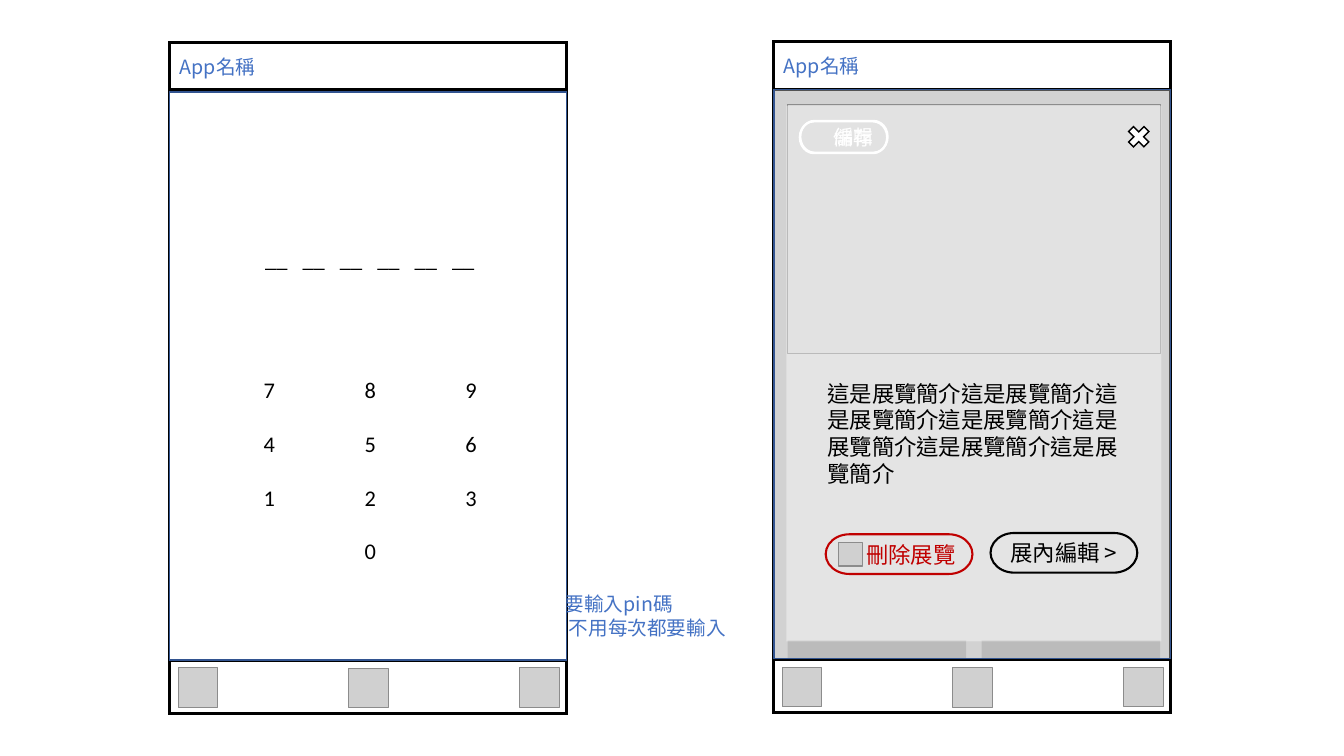
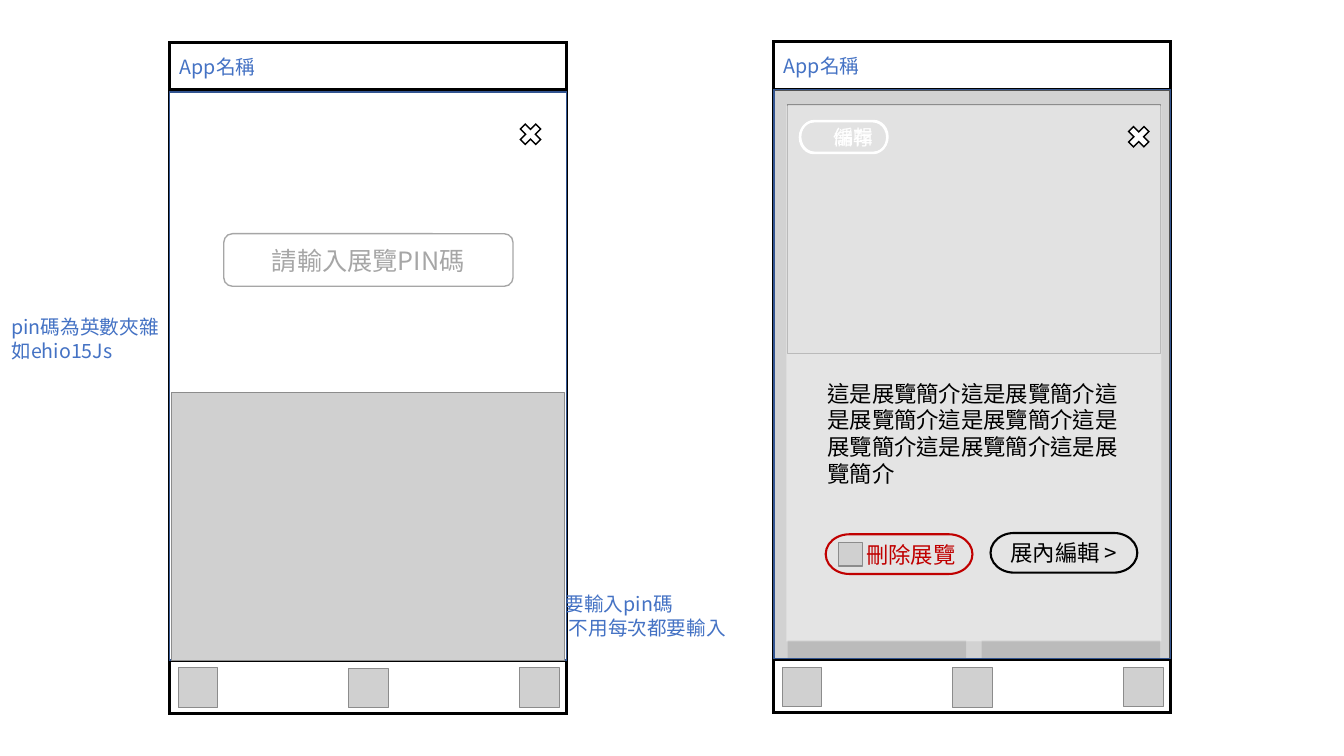
Before and after one commit to 110203/110203, a slide deck: slide 5 of document/UI/0325UI.pptx. Drawn at 1344x756 pixels with LibreOffice and Linux fonts; fonts in the diff are those of the drawing; grey boxes stand for pictures; background and template pictures are left out. Boxes give left, top, right and bottom in pixels: in the first picture for what was removed or moved away, otherwise in the second. Text is boxed around its words. In the diff, an @@ line names an element or a change of style, - is before the commit and + after.

```diff
--- a/document/UI/0325UI.pptx
+++ b/document/UI/0325UI.pptx
@@ cross added at (516, 120, 545, 149), fill #FFFFFF, outline #000000 1 pt @@
@@ rounded rectangle added at (224, 234, 513, 286), outline #A6A6A6 1 pt, 18 pt, text #A6A6A6 @@
+請輸入展覽PIN碼
@@ text removed at (253, 240, 486, 277) @@
-__ __ __ __ __ __
@@ text added at (11, 317, 158, 360), 14 pt, text #4472C4 @@
+pin碼為英數夾雜
+如ehio15Js
@@ text removed at (264, 382, 476, 559) @@
-7 8 9
-4 5 6
-1 2 3
-0
@@ picture added at (171, 393, 565, 661) @@
```
Also in this commit, not shown: 3 other slides changed.
